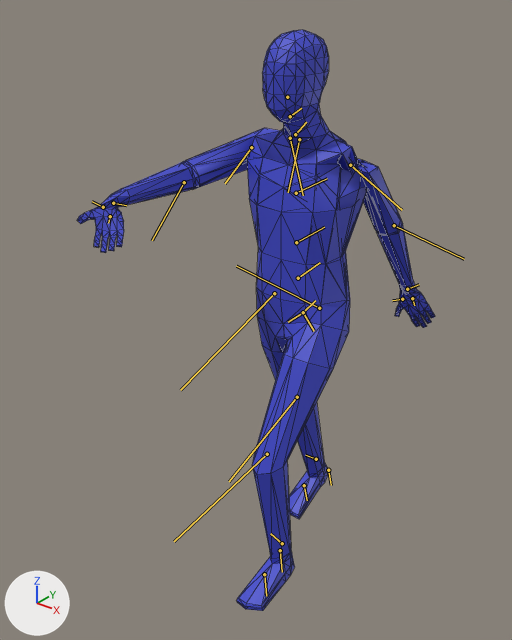
A saved change to the FBX model DirectX/Resources/Fbx/player/player.fbx.
One viewpoint serves both versions: a 50 mm camera at (1.32, -1.911, 1.917) aimed at (-0.052, -0.196, 0.854). Arrows for +X, +Y and +Z are at lower left; the lights stay in place. Both versions are drawn at frame 39 of the action 'metarig|Run'; the numbers are the values there. The bones that bend it are drawn over the model as lines. Mesh edges are drawn as thin lines.

Names of what the first picture shows: 'BaseHuman'.
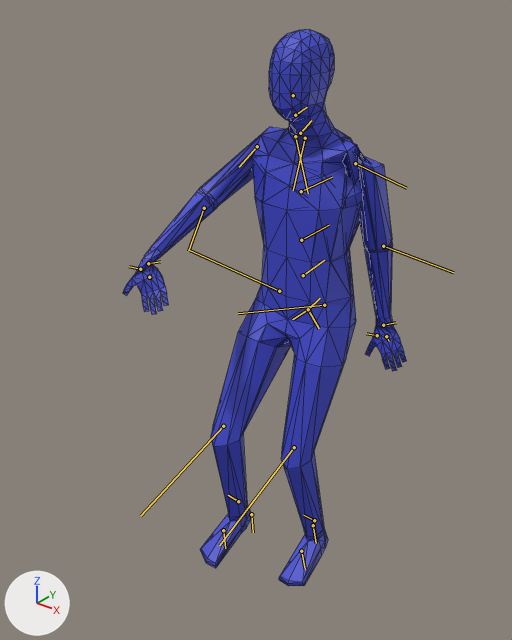
Changed parts and their boxes (x1, y1, x2, y2) in the pictures (512 x 640 px):
'BaseHuman', posed (21% narrower): before (77, 30, 435, 611); after (123, 29, 406, 586)
bone 'spine', root to tip: before (303, 312) to (315, 300); after (308, 309) to (320, 298)
bone 'upper_arm.L', root to tip: before (350, 165) to (402, 210); after (355, 163) to (406, 188)
bone 'upper_arm.R', root to tip: before (251, 147) to (225, 183); after (257, 146) to (239, 167)
bone 'thigh.L', root to tip: before (319, 308) to (236, 266); after (324, 305) to (238, 313)
bone 'shin.L', root to tip: before (267, 454) to (174, 541); after (294, 447) to (219, 545)
bone 'thigh.R', root to tip: before (274, 293) to (180, 390); after (279, 291) to (189, 250)
bone 'shin.R', root to tip: before (297, 397) to (229, 481); after (223, 426) to (140, 516)

Diff of the bpy script that builds the scene:
```diff
--- a/DirectX/Resources/Fbx/player/player.fbx.py
+++ b/DirectX/Resources/Fbx/player/player.fbx.py
@@ bone_spine @@
 bone_spine = bpy.data.objects['metarig'].pose.bones['spine']
-bone_spine.location = (0.0, -0.083, -0.175)
+bone_spine.location = (0.0, -0.055, -0.182)
@@ bone_upper_arm_l @@
 bone_upper_arm_l = bpy.data.objects['metarig'].pose.bones['upper_arm.L']  # child of 'shoulder.L'
-bone_upper_arm_l.rotation_quaternion = (0.182, 0.46, 0.382, 0.781)  # degrees (70, -35, 129)
+bone_upper_arm_l.rotation_quaternion = (0.305, 0.54, 0.296, 0.727)  # degrees (72, -37, 107)
@@ bone_upper_arm_r @@
 bone_upper_arm_r = bpy.data.objects['metarig'].pose.bones['upper_arm.R']  # child of 'shoulder.R'
-bone_upper_arm_r.rotation_quaternion = (0.686, 0.635, -0.263, 0.239)  # degrees (86, -42, 0)
+bone_upper_arm_r.rotation_quaternion = (0.717, 0.587, -0.368, 0.077)  # degrees (87, -38, -24)
@@ bone_thigh_l @@
 bone_thigh_l = bpy.data.objects['metarig'].pose.bones['thigh.L']  # child of 'spine'
-bone_thigh_l.rotation_quaternion = (0.968, -0.249, 0.0, -0.004)  # degrees (-29, 0, 0)
+bone_thigh_l.rotation_quaternion = (0.992, -0.118, 0.0, -0.033)  # degrees (-14, 0, -4)
@@ bone_shin_l @@
 bone_shin_l = bpy.data.objects['metarig'].pose.bones['shin.L']  # child of 'thigh.L'
-bone_shin_l.rotation_quaternion = (0.96, 0.28, 0.017, 0.022)  # degrees (33, 1, 3)
+bone_shin_l.rotation_quaternion = (0.974, 0.222, 0.026, 0.019)  # degrees (26, 2, 3)
@@ bone_thigh_r @@
 bone_thigh_r = bpy.data.objects['metarig'].pose.bones['thigh.R']  # child of 'spine'
-bone_thigh_r.rotation_quaternion = (0.983, 0.184, 0.006, -0.014)  # degrees (21, 1, -1)
+bone_thigh_r.rotation_quaternion = (0.97, -0.242, -0.029, 0.015)  # degrees (-28, -3, 2)
@@ bone_shin_r @@
 bone_shin_r = bpy.data.objects['metarig'].pose.bones['shin.R']  # child of 'thigh.R'
-bone_shin_r.rotation_quaternion = (0.999, -0.037, -0.009, 0.026)  # degrees (-4, -1, 3)
+bone_shin_r.rotation_quaternion = (0.948, 0.315, 0.002, -0.049)  # degrees (37, 2, -5)
```
